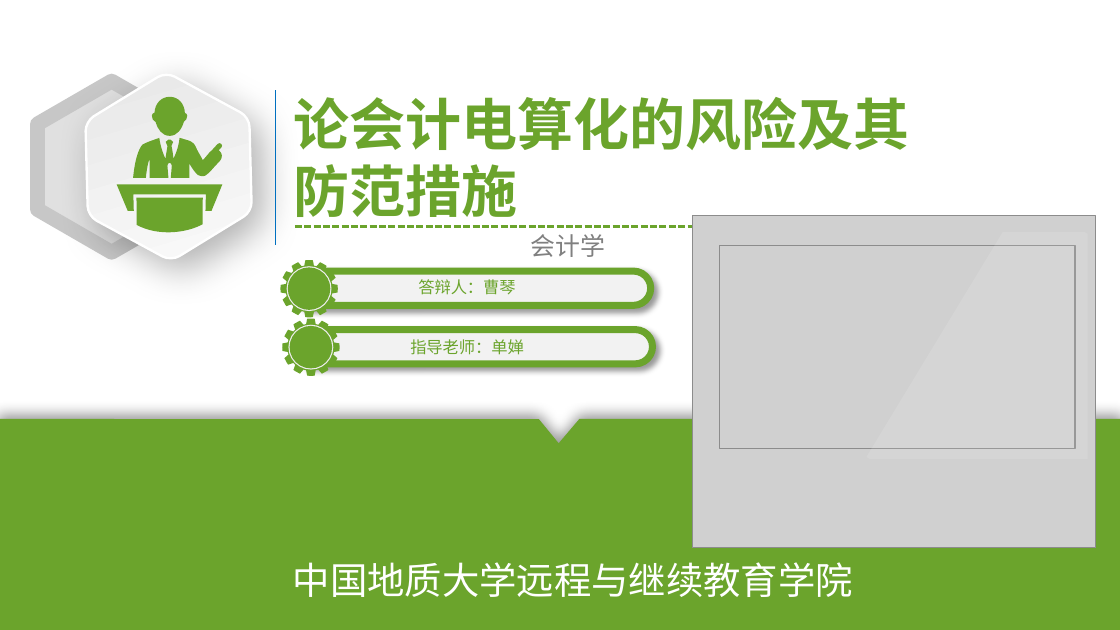
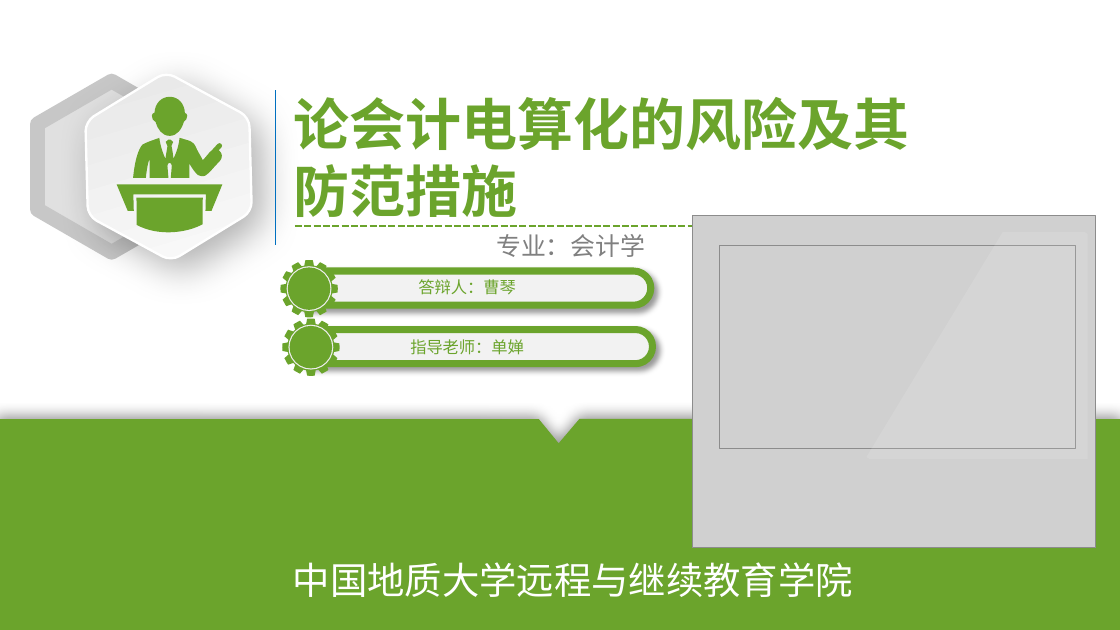
Before and after one commit to cnishop/d2src, a slide deck: slide 1 of 论文/毕业答辩.pptx. Drawn at 1120x630 pixels with LibreOffice and Linux fonts; fonts in the diff are those of the drawing; grey boxes stand for pictures; background and template pictures are left out. Boxes give left, top, right and bottom in pixels: in the first picture for what was removed or moved away, otherwise in the second. Text is boxed around its words. In the diff, an @@ line names an element or a change of style, - is before the commit and + after.

```diff
--- a/论文/毕业答辩.pptx
+++ b/论文/毕业答辩.pptx
@@ text at <box>496,234,645,257</box>: text changed @@
-会计学
+专业：会计学
```
Also in this commit, not shown: 10 other slides changed, 7 slides added, 16 slides removed, 1 other file.
